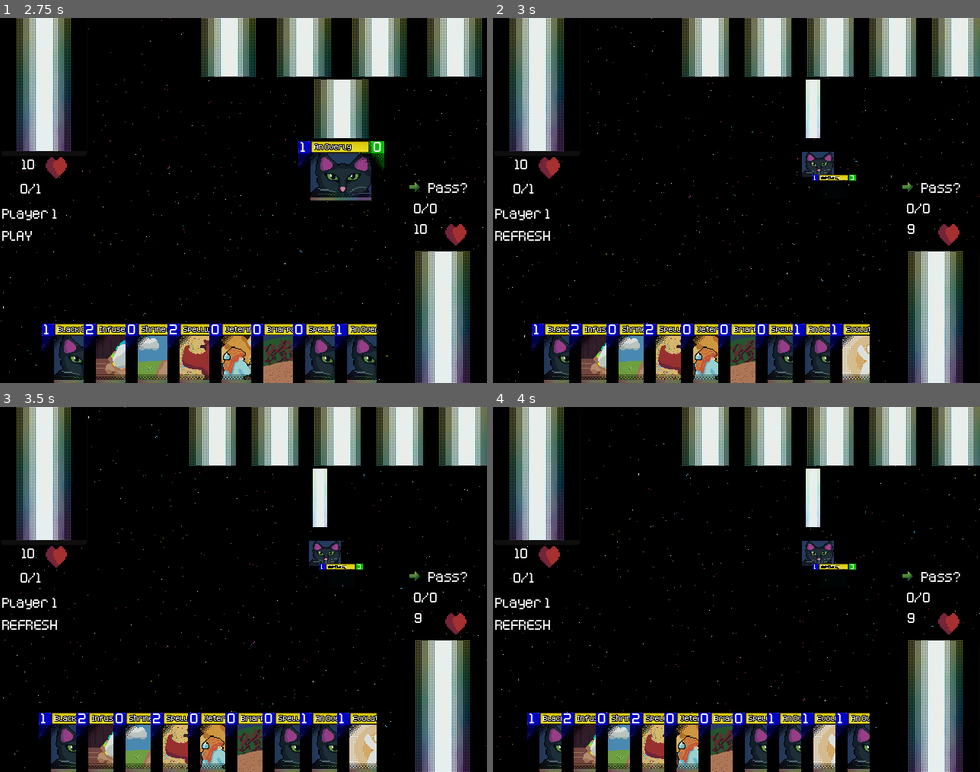
Above: before the commit, frames 1-4 (two rows, left to right).
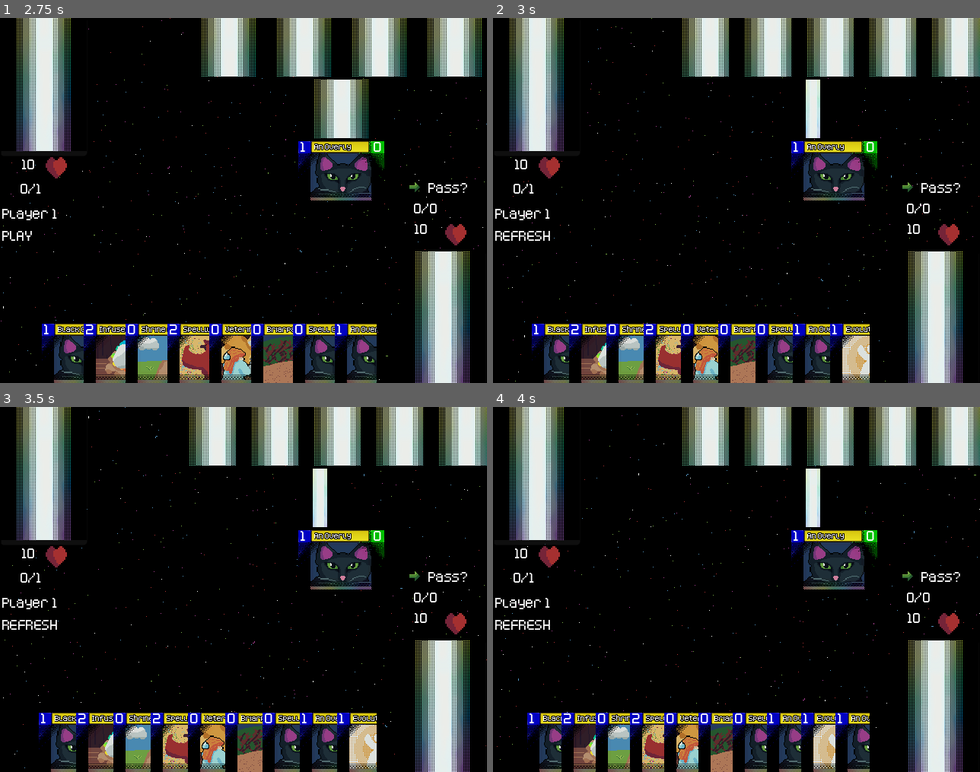
Above: after the commit, the same moments.

Repository: ColbySchexnayder/mana-stream
Game: Godot game, scene res://Scenes/titleScreen.tscn
Same seed, same stepped clock (60 frames per second), same inputs: the game is played once before the commit and once after it.
Inputs (mouse positions are in pixels of both pictures, inside the frame that each line leads up to):
- Up to frame 1 (2.75 s): click "New Game?" at 0.5 s; click (443, 317) at 1.25 s; click (43, 87) at 2 s
- Up to frame 2 (3 s): click "Pass?" at 2.75 s
- Up to frame 3 (3.5 s): no input
- Up to frame 4 (4 s): click (936, 706) at 3.5 s

Frame 1 is identical in both runs. In frame 2, 1.9% of the frame differs, in the area x 61-88%, y 33-60%; in frame 3, 1.9%; in frame 4, 1.9%.

Commit message:
Briarpatch is almost working

Diff:
--- a/Cards/Card.gd
+++ b/Cards/Card.gd
@@ -27,6 +27,7 @@
 var exhausted := false
 var revealed := false
 var cardOwner := 1
+var resolved := false
 
 @onready var card: Card = $"."
 
@@ -51,6 +52,8 @@
 @onready var attack_button: TextureButton = $InspectView/AttackButton
 @onready var block_button: TextureButton = $InspectView/BlockButton
 @onready var keep_button: TextureButton = $InspectView/KeepButton
+@onready var action_button: TextureButton = $InspectView/ActionButton
+
 
 @onready var card_art: TextureRect = $CardArt
 @onready var add_button: TextureButton = $InspectView/AddButton
@@ -62,8 +65,6 @@
 	return obj
 
 func summon() -> void:
-	await GmManager._interrupt_resolved
-	print("summoned")
 	pass
 
 func mana() -> void:
@@ -159,7 +160,6 @@
 
 func _on_summon_button_pressed() -> void:
 	GmManager.emit_signal("_card_summon", self)
-	summon()
 
 
 func _on_attack_button_pressed() -> void:
@@ -186,3 +186,7 @@
 func _on_mana_button_pressed() -> void:
 	GmManager.emit_signal("_card_select", self)
 	mana()
+
+
+func _on_action_button_pressed() -> void:
+	action()
--- a/Cards/Card.tscn
+++ b/Cards/Card.tscn
@@ -181,6 +181,26 @@
 theme_override_styles/normal = ExtResource("6_n0a8q")
 text = " Summon?"
 
+[node name="ActionButton" type="TextureButton" parent="InspectView"]
+visible = false
+layout_mode = 0
+offset_left = -124.0
+offset_top = 91.0
+offset_right = -13.0
+offset_bottom = 125.0
+texture_normal = ExtResource("6_rhvt5")
+
+[node name="ButtonText" type="RichTextLabel" parent="InspectView/ActionButton"]
+layout_mode = 0
+offset_left = 20.0
+offset_top = -2.0
+offset_right = 111.0
+offset_bottom = 28.0
+mouse_filter = 1
+theme = ExtResource("3_gx64q")
+theme_override_styles/normal = ExtResource("6_n0a8q")
+text = " Play?"
+
 [node name="ManaButton" type="TextureButton" parent="InspectView"]
 visible = false
 layout_mode = 0
@@ -304,6 +324,7 @@
 [connection signal="gui_input" from="." to="." method="_on_gui_input"]
 [connection signal="mouse_entered" from="." to="." method="_on_mouse_entered"]
 [connection signal="pressed" from="InspectView/SummonButton" to="." method="_on_summon_button_pressed"]
+[connection signal="pressed" from="InspectView/ActionButton" to="." method="_on_action_button_pressed"]
 [connection signal="pressed" from="InspectView/ManaButton" to="." method="_on_mana_button_pressed"]
 [connection signal="pressed" from="InspectView/KeepButton" to="." method="_on_keep_button_pressed"]
 [connection signal="pressed" from="InspectView/AttackButton" to="." method="_on_attack_button_pressed"]
--- a/Cards/CardScripts/BriarPatch.gd
+++ b/Cards/CardScripts/BriarPatch.gd
@@ -1,5 +1,7 @@
 class_name Briarpatch extends SpellCard
 
+
+var attackingCard: Card
 
 const BRIARPATCHCARD = preload("res://Cards/PlayableCards/Briarpatch.tscn")
 static func constructor():
@@ -30,6 +32,11 @@
 	if !revealed and currentPosition == Card.position.IN_MANA:
 		if card.cardOwner != cardOwner:
 			GmManager.emit_signal("_interrupt", self)
+			attackingCard = card
+
+func action():
+	GmManager.emit_signal("_move_to_hand", attackingCard)
+	resolved = true
 
 
 func resolve_summon():
--- a/Cards/CardScripts/veterinarian.gd
+++ b/Cards/CardScripts/veterinarian.gd
@@ -16,6 +16,3 @@
 	cardDescription = "This card must be played face down in the Mana Zone. After a Familiar you control with a cost of 2 or more is destroyed you may reveal this card, shuffle your deck then draw 2 cards, then destroy this card"
 	cardLore = '"Most familiars can be returned to the Mana Stream and recalled nice and healthy. Not all familiars are so lucky."'
 	cost = 0
-# Called every frame. 'delta' is the elapsed time since the previous frame.
-func _process(delta: float) -> void:
-	pass
--- a/Scenes/Duel.tscn
+++ b/Scenes/Duel.tscn
@@ -27,6 +27,7 @@
 
 [node name="P2DeckHolder" type="Control" parent="."]
 layout_mode = 3
+anchors_preset = 0
 offset_left = -179.0
 offset_right = -139.0
 offset_bottom = 40.0
@@ -253,6 +254,14 @@
 offset_right = 446.0
 offset_bottom = 312.0
 
+[node name="Panel" type="Panel" parent="Control/InterruptChoice"]
+layout_mode = 0
+offset_left = -53.0
+offset_right = 281.0
+offset_bottom = 166.0
+theme = ExtResource("7_o1sjj")
+theme_override_styles/panel = ExtResource("9_yk5x5")
+
 [node name="InterruptButton" type="TextureButton" parent="Control/InterruptChoice"]
 layout_mode = 0
 offset_left = -39.0
--- a/Scenes/ai_manager.gd
+++ b/Scenes/ai_manager.gd
@@ -9,6 +9,8 @@
 var player_mana_zone := []
 var player_summon_zone := []
 var player_deck := []
+
+var interruptStack : Array[Card] = []
 
 var players_turn = true
 
@@ -33,8 +35,11 @@
 	if GmManager.currentPhase == GmManager.phase.PLAY:
 		if !ai_summon_zone.is_empty():
 			GmManager.emit_signal("_card_attack", ai_summon_zone[0])
+			#if !interruptStack.is_empty():
+				#await GmManager._interrupt_resolved
 			if !player_summon_zone.is_empty():
 				await GmManager._block_resolved
+
 		GmManager.emit_signal("_change_turn")
 
 func choose_defense(card):
--- a/Scenes/duel.gd
+++ b/Scenes/duel.gd
@@ -130,13 +130,16 @@
 	ai.player_summon_zone = player1summon
 	ai.player_mana_zone = player1mana
 
-	#Initialize signals
+	ai.interruptStack = interruptStack
+
+	#region Initialize signals
 	GmManager.connect("_card_select", card_select)
 	GmManager.connect("_card_to_mana", card_to_mana)
 	GmManager.connect("_card_summon", card_summon)
 	GmManager.connect("_add_to_mana", add_to_mana)
 	GmManager.connect("_card_attack", card_attack)
 	GmManager.connect("_move_to_deck", move_to_deck)
+	GmManager.connect("_move_to_hand", move_to_hand)
 	GmManager.connect("_card_block", card_block)
 
 	GmManager.connect("_card_keep", card_keep)
@@ -145,6 +148,7 @@
 
 	GmManager.connect("_interrupt", interrupt)
 	GmManager.connect("_check_interrupt", check_interrupt)
+	#endregion
 
 	#Give AI mana for testing
 	#Needs to be done after signals are connected otherwise "card_to_mana" won't work
@@ -258,6 +262,8 @@
 		#If it's the player's card show the appropriate buttons
 		if card.cardOwner == 1:
 			#Most buttons are only valid on the player's turn
+			if interruptStack.has(card):
+					card.action_button.visible = true
 			if currentTurn == 1:
 				#A card in the hand can be sent to MANA or SUMMON in the PLAY phase
 				if card.currentPosition == card.position.IN_HAND and GmManager.currentPhase == GMManager.phase.PLAY:
@@ -275,6 +281,7 @@
 				#A card in MANA can be exhausted to increase available mana
 				if card.currentPosition == card.position.IN_MANA and !card.exhausted:
 					card.mana_button.visible = true
+
 			#Block button is only shown when the AI is attacking the player
 			else:
 				if card.currentPosition == card.position.IN_SUMMON:
@@ -303,6 +310,8 @@
 	card.block_button.visible = false
 	card.keep_button.visible = false
 	card.mana_button.visible = false
+	card.action_button.visible = false
+
 
 	#If the card is exhausted put it back at the right scale
 	if card.exhausted:
@@ -411,6 +420,31 @@
 	card.currentPosition = Card.position.IN_DECK
 	card.hide()
 
+#Moves the card from the field to it's owners hand
+func move_to_hand(card: Card) -> void:
+	if card.cardOwner == 1:
+		if card.currentPosition == Card.position.IN_DECK:
+			player1deck.erase(card)
+		elif card.currentPosition == Card.position.IN_MANA:
+			player1mana.erase(card)
+		elif card.currentPosition == Card.position.IN_SUMMON:
+			player1summon.erase(card)
+
+		player1hand.push_back(card)
+		card.reparent(p_1_hand)
+	else:
+		if card.currentPosition == Card.position.IN_DECK:
+			player2deck.erase(card)
+		elif card.currentPosition == Card.position.IN_MANA:
+			player2mana.erase(card)
+		elif card.currentPosition == Card.position.IN_SUMMON:
+			player2summon.erase(card)
+
+		player2hand.push_back(card)
+		card.reparent(p_2_hand)
+
+	card.currentPosition = Card.position.IN_HAND
+
 #Add to the card owner's available mana
 func add_to_mana(card, manaToAdd):
 	if card.cardOwner == 1:
@@ -429,6 +463,7 @@
 	attacking = true
 
 	check_interrupt()
+	await GmManager._interrupt_resolved
 	if card.currentPosition == card.position.IN_DECK:
 		attacking = false
 		return
@@ -477,6 +512,7 @@
 	attacking = false
 
 	GmManager.emit_signal("_block_resolved")
+
 
 #End the current turn and refreshes the currentTurn's player's cards
 #Also activates the AI's turn. This may change
@@ -534,11 +570,12 @@
 	interruptStack.push_back(card)
 	GmManager.currentPhase = GmManager.phase.INTERRUPT
 	print("Interrupt added")
-	#interrupt_choice.show()
+	interrupt_choice.show()
 
 func check_interrupt():
 	if interruptStack.is_empty():
 		GmManager.currentPhase = GmManager.phase.PLAY
+		GmManager.emit_signal("_interrupt_resolved")
 		return
 	print("interrupt here")
 
@@ -571,4 +608,6 @@
 
 
 func _on_interrupt_pass_button_pressed() -> void:
+	GmManager.currentPhase = GmManager.phase.PLAY
+	GmManager.emit_signal("_interrupt_resolved")
 	interrupt_choice.hide()
--- a/Scripts/GMManager.gd
+++ b/Scripts/GMManager.gd
@@ -32,6 +32,7 @@
 signal _card_destroy(card: Card)
 signal _add_to_mana(card: Card, manaToAdd: int)
 signal _move_to_deck(card: Card)
+signal _move_to_hand(card: Card)
 signal _choose_defense(card: Card)
 signal _card_keep(card: Card)
 
